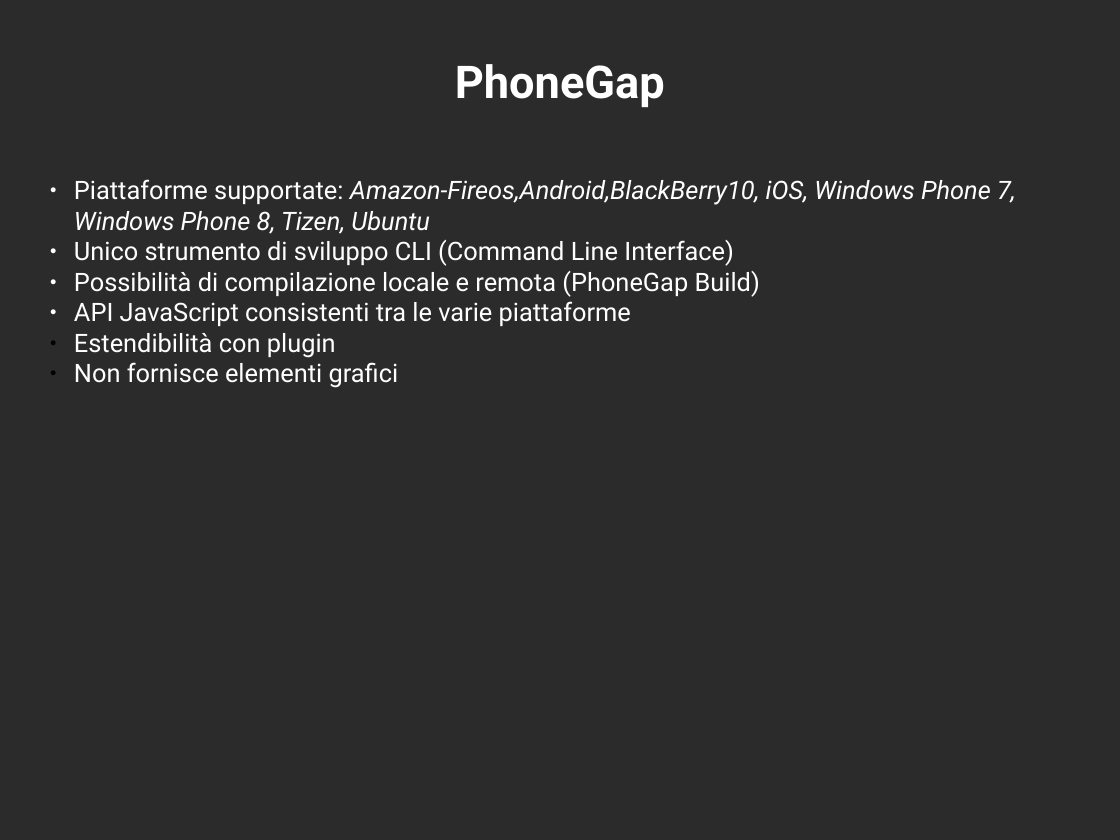
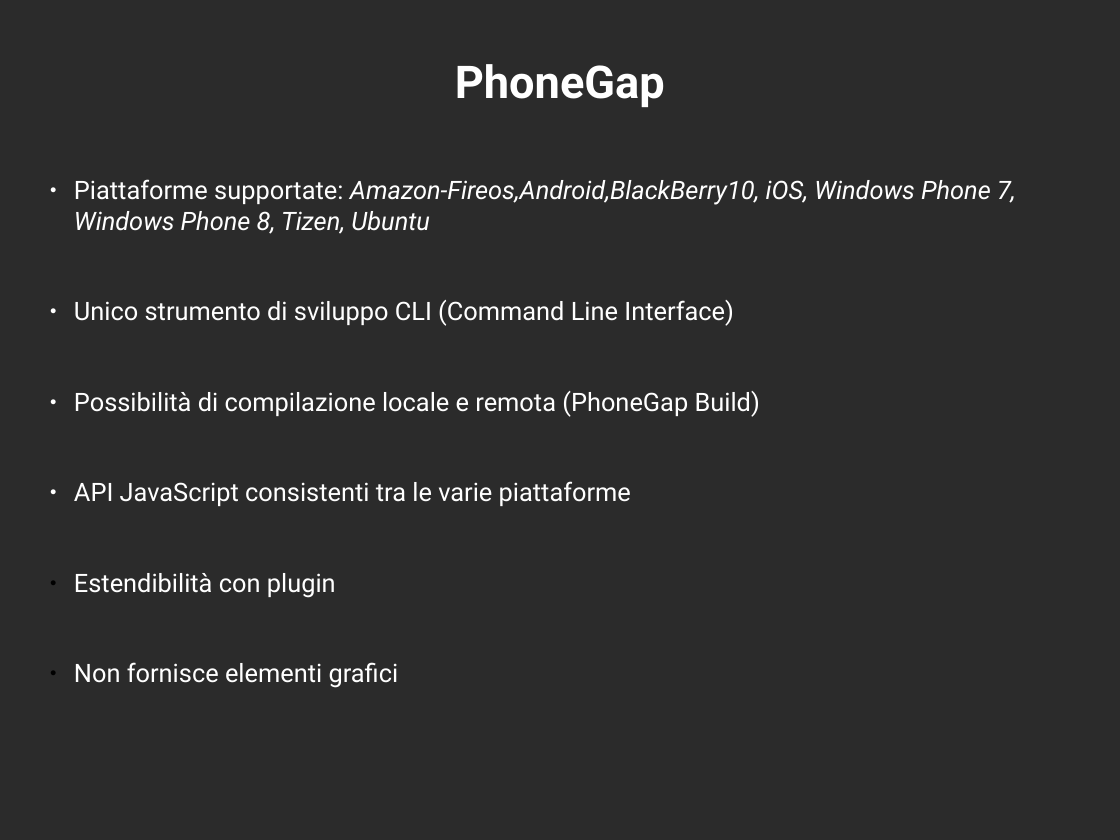
Before and after one commit to mircobe87/tesi-crossplatform, a slide deck: slide 7 of presentazione/presentazione.odp. Drawn at 1120x840 pixels with LibreOffice and Linux fonts; fonts in the diff are those of the drawing; background and template pictures are left out; a plain dark background stands for a picture behind light text. Boxes give left, top, right and bottom in pixels: in the first picture for what was removed or moved away, otherwise in the second. Text is boxed around its words. In the diff, an @@ line names an element or a change of style, - is before the commit and + after.

Commit message:
sistemata diapositiva titanium e phonegap

```diff
--- a/presentazione/presentazione.odp
+++ b/presentazione/presentazione.odp
@@ text "Piattaforme supportate: Amazon-Fireos,Android,BlackBerry10,  ..." at (74, 179, 1016, 688): more space between paragraphs @@
```
Also in this commit, not shown: 2 other slides changed.
